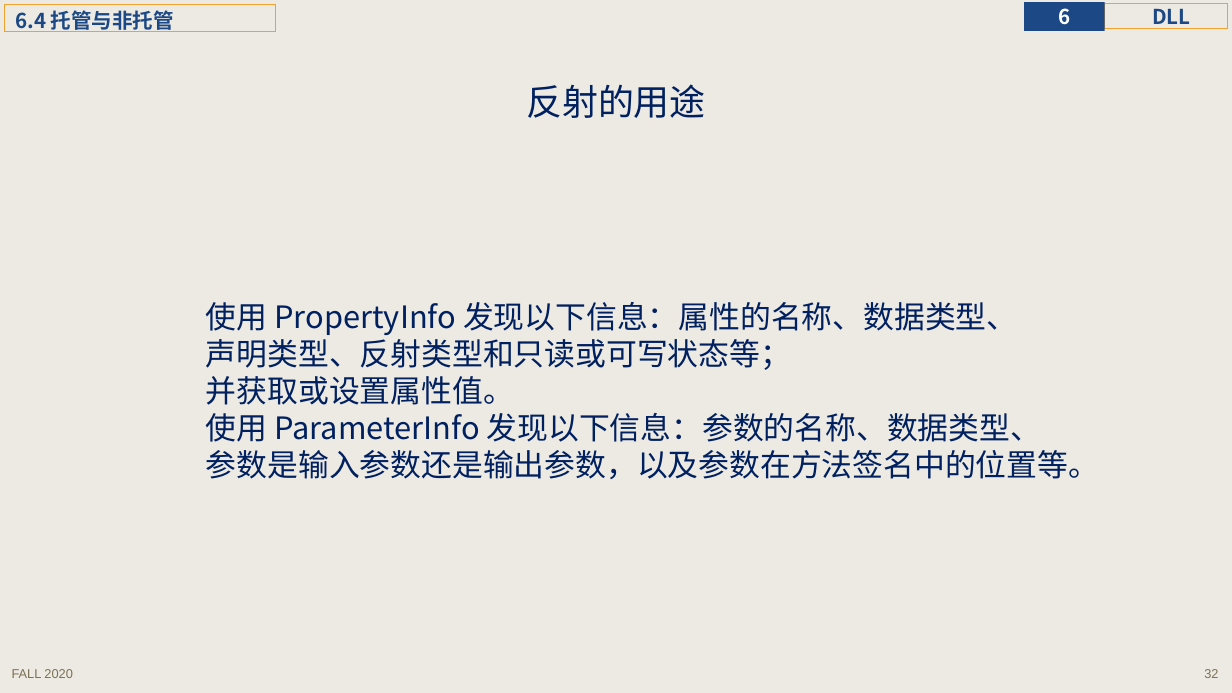
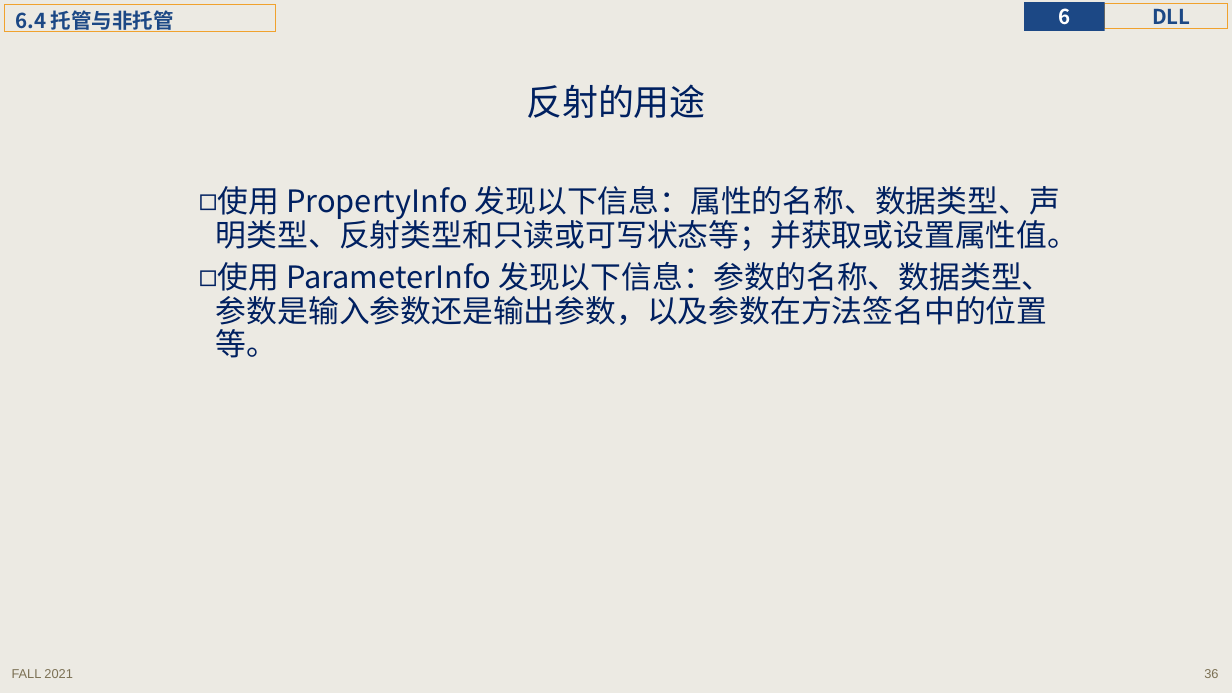
Before and after one commit to principleWindows/win-principle-2021, a slide deck: slide 36 of slides/instruction/principleWindows_6.pptx (slide 32 before the commit). Drawn at 1232x693 pixels with LibreOffice and Linux fonts; fonts in the diff are those of the drawing. Boxes give left, top, right and bottom in pixels: in the first picture for what was removed or moved away, otherwise in the second. Text is boxed around its words. In the diff, an @@ line names an element or a change of style, - is before the commit and + after.

```diff
--- a/slides/instruction/principleWindows_6.pptx
+++ b/slides/instruction/principleWindows_6.pptx
@@ text at (x1=216, y1=186, x2=1078, y2=358): text changed @@
-使用 PropertyInfo 发现以下信息：属性的名称、数据类型、
-声明类型、反射类型和只读或可写状态等；
-并获取或设置属性值。
-使用 ParameterInfo 发现以下信息：参数的名称、数据类型、
-参数是输入参数还是输出参数，以及参数在方法签名中的位置等。
+◻ 使用 PropertyInfo 发现以下信息：属性的名称、数据类型、声明类型、反射类型和只读或可写状态等；并获取或设置属性值。
+◻ 使用 ParameterInfo 发现以下信息：参数的名称、数据类型、参数是输入参数还是输出参数，以及参数在方法签名中的位置等。
@@ text at (x1=12, y1=669, x2=72, y2=678): text changed @@
-FALL 2020
+FALL 2021
@@ page number at (x1=1204, y1=669, x2=1218, y2=678): text changed @@
-32
+36
```
Also in this commit, not shown: 47 other slides changed, 6 slides added, 21 other files.
